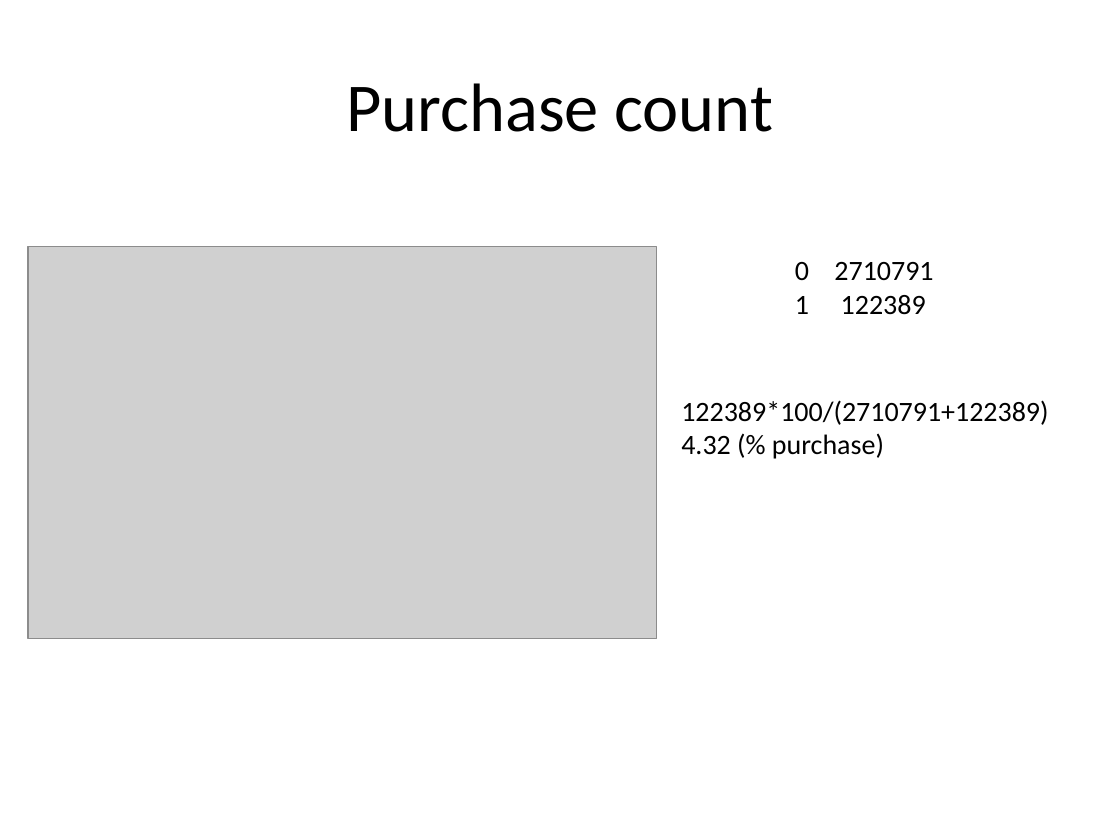
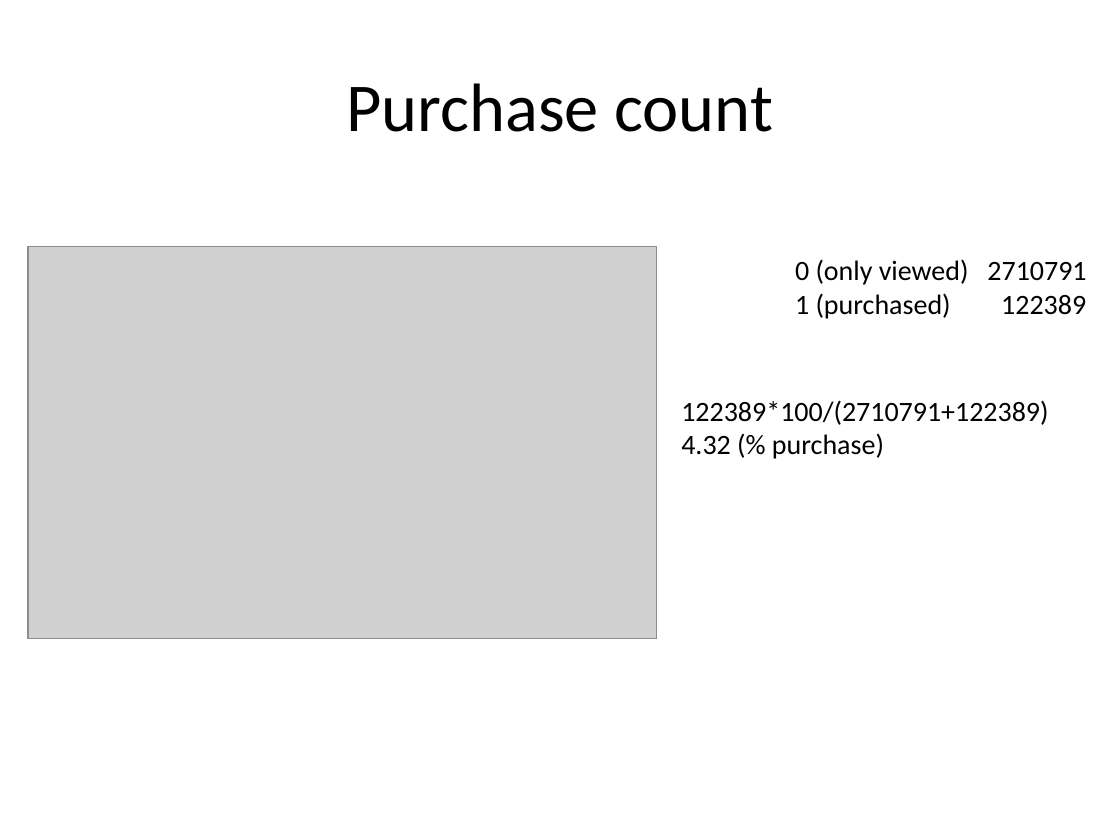
Before and after one commit to rkrtiwari/ponpare, a slide deck: slide 14 of exploratory_analysis.pptx (slide 15 before the commit). Drawn at 1120x840 pixels with LibreOffice and Linux fonts; fonts in the diff are those of the drawing; grey boxes stand for pictures. Boxes give left, top, right and bottom in pixels: in the first picture for what was removed or moved away, otherwise in the second. Text is boxed around its words. In the diff, an @@ line names an element or a change of style, - is before the commit and + after.

```diff
--- a/exploratory_analysis.pptx
+++ b/exploratory_analysis.pptx
@@ text at (795,259,1086,319): text changed @@
-0 2710791
-1 122389
+0 (only viewed) 2710791
+1 (purchased) 122389
```
Also in this commit, not shown: 3 other slides changed, 3 slides added, 1 slide removed.
